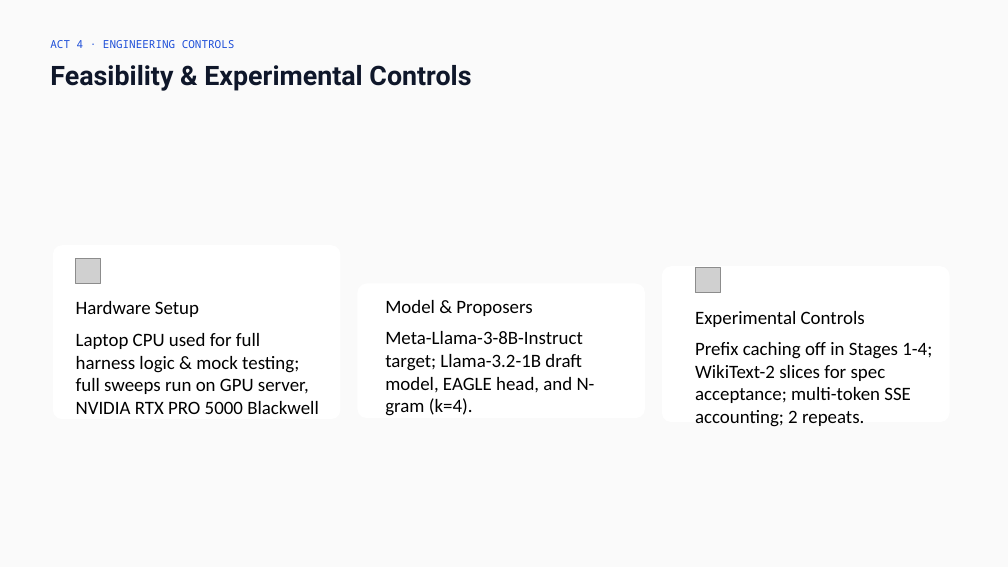
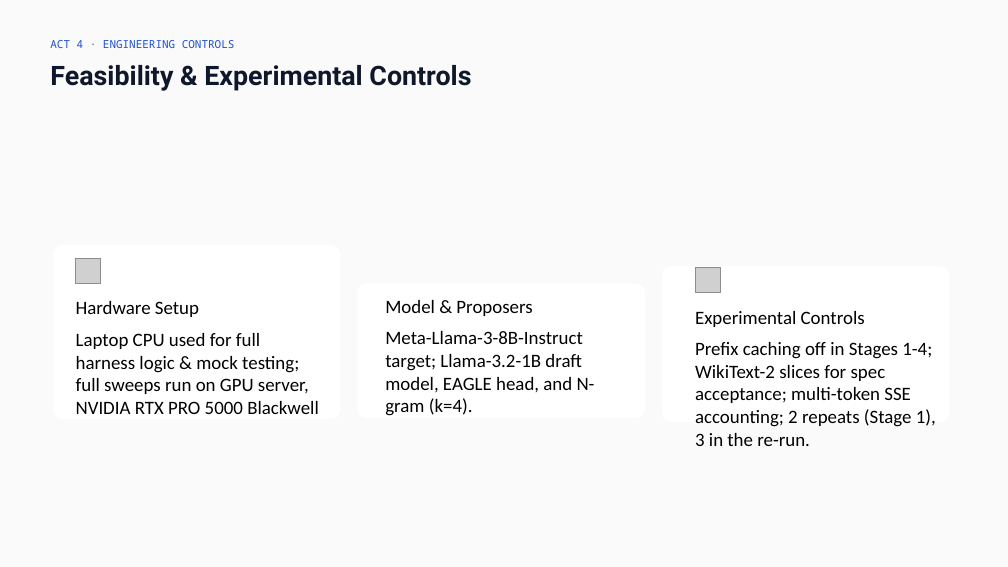
Before and after one commit to mridulpant2010/llm_serving, a slide deck: slide 10 of docs/Final_Presentation.pptx. Drawn at 1008x567 pixels with LibreOffice and Linux fonts; fonts in the diff are those of the drawing; grey boxes stand for pictures. Boxes give left, top, right and bottom in pixels: in the first picture for what was removed or moved away, otherwise in the second. Text is boxed around its words. In the diff, an @@ line names an element or a change of style, - is before the commit and + after.

```diff
--- a/docs/Final_Presentation.pptx
+++ b/docs/Final_Presentation.pptx
@@ text at (695,342,936,446): text changed @@
-Prefix caching off in Stages 1-4; WikiText-2 slices for spec acceptance; multi-token SSE accounting; 2 repeats.
+Prefix caching off in Stages 1-4; WikiText-2 slices for spec acceptance; multi-token SSE accounting; 2 repeats (Stage 1), 3 in the re-run.
```
Also in this commit, not shown: 11 other slides changed, 34 other files.
